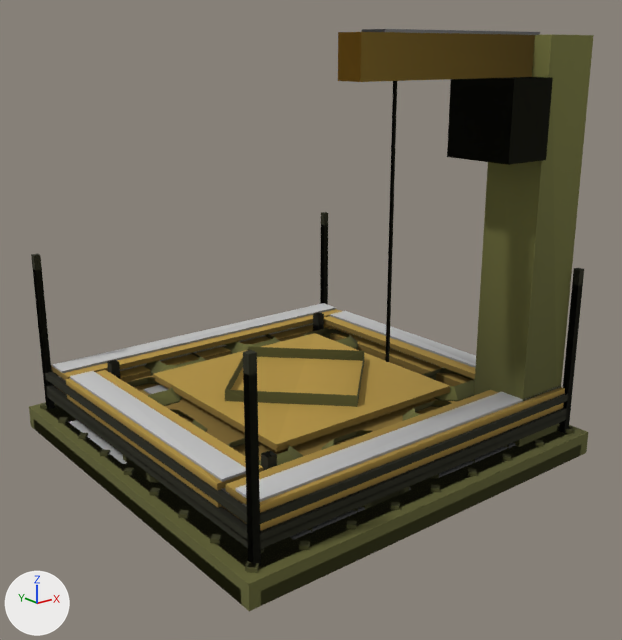
Before and after pictures for a commit that changed the glTF model assets/set_v5/meridian_decoy_emplacement_scaffolding.glb.
Rendered twice from a 50 mm lens placed at (-4.4, -5.68, 3.38), pointed at (-0.03, -0.2, 1.19). Arrows for +X, +Y and +Z are at lower left; the lights stay in place. The picture after the commit comes second. Vertices at exactly the same position are counted once.

Before the edit, the objects in view are built like this:
```python
me_mesh_0 = bpy.data.meshes.new('Mesh_0')
me_mesh_0.from_pydata(...)  # 2292 vertices, 2768 faces; spans x -1.8..1.8, y -1.8..1.8, z 0.0..3.51
# faces by material slot: [102, 1862, 484, 320]
me_mesh_0.materials.append(mat_paint)
me_mesh_0.materials.append(mat_paint2)
me_mesh_0.materials.append(mat_team)
me_mesh_0.materials.append(mat_metal)
me_mesh_1 = bpy.data.meshes.new('Mesh_1')
me_mesh_1.from_pydata(...)  # 796 vertices, 752 faces; spans x -1.8..1.8, y -1.8..1.8, z 0.0..3.51
# faces by material slot: [62, 296, 244, 150]
me_mesh_1.materials.append(mat_paint)
me_mesh_1.materials.append(mat_paint2)
me_mesh_1.materials.append(mat_team)
me_mesh_1.materials.append(mat_metal)
me_mesh_2 = bpy.data.meshes.new('Mesh_2')
me_mesh_2.from_pydata(...)  # 172 vertices, 122 faces; spans x -1.8..1.8, y -1.8..1.8, z 0.0..3.49
# faces by material slot: [10, 32, 32, 48]
me_mesh_2.materials.append(mat_paint)
me_mesh_2.materials.append(mat_paint2)
me_mesh_2.materials.append(mat_team)
me_mesh_2.materials.append(mat_metal)
ob_body = bpy.data.objects.new('body', me_mesh_0)
ob_body.parent = ob_meridian_decoy_emplacement_scaffolding_lod0
ob_body.location = (0.0, 0.0, 0.0)
ob_body_001 = bpy.data.objects.new('body.001', me_mesh_1)
ob_body_001.parent = ob_meridian_decoy_emplacement_scaffolding_lod1
ob_body_001.location = (0.0, 0.0, 0.0)
ob_body_002 = bpy.data.objects.new('body.002', me_mesh_2)
ob_body_002.parent = ob_meridian_decoy_emplacement_scaffolding_lod2
ob_body_002.location = (0.0, 0.0, 0.0)
```
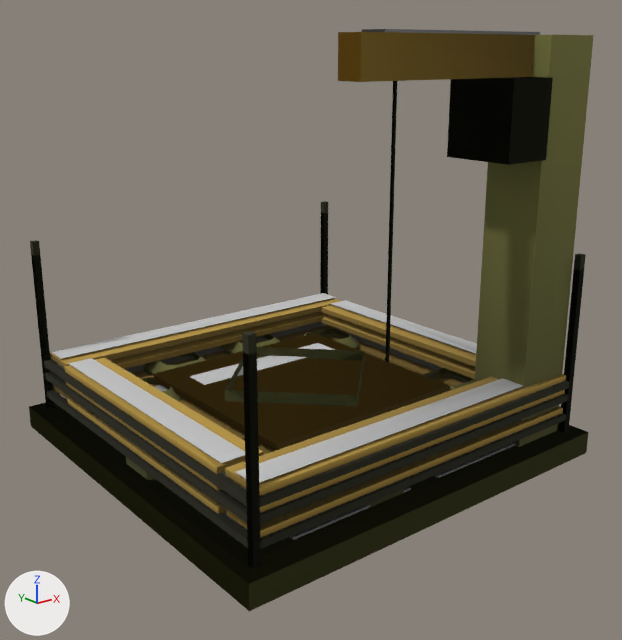
Patch to the scene script:
```diff
--- a/assets/set_v5/meridian_decoy_emplacement_scaffolding.glb.py
+++ b/assets/set_v5/meridian_decoy_emplacement_scaffolding.glb.py
@@ me_mesh_1 @@
 # used by ob_body_001; parent = ob_meridian_decoy_emplacement_scaffolding_lod1; location = (0.0, 0.0, 0.0)
-me_mesh_1.from_pydata(...)  # 796 vertices, 752 faces; spans x -1.8..1.8, y -1.8..1.8, z 0.0..3.51
+me_mesh_1.from_pydata(...)  # 248 vertices, 246 faces; spans x -1.8..1.8, y -1.8..1.8, z 0.0..3.51
+# me_mesh_1 part 1: the loose piece of 8 vertices spanning x -1.27..1.04, y -1.2..1.2, z 0.27..0.33 is scaled about its middle by (0.818, 0.789, 1), then moved by (0.11, 0.0, 0.25)
+# me_mesh_1 part 2: the loose piece of 8 vertices spanning x -1.61..1.61, y 1.27..1.65, z 0.43..0.48 is moved by (0.0, 0.0, 0.25)
+# me_mesh_1 part 3: the loose piece of 8 vertices spanning x -1.61..1.61, y -1.65..-1.27, z 0.43..0.48 is moved by (0.0, 0.0, 0.25)
+# me_mesh_1 part 4: the loose piece of 8 vertices spanning x -1.65..-1.27, y -1.23..1.23, z 0.43..0.48 is moved by (0.0, 0.0, 0.25)
+# me_mesh_1 part 5: the loose piece of 8 vertices spanning x 1.27..1.65, y -1.23..1.23, z 0.43..0.48 is moved by (0.0, 0.0, 0.25)
+# me_mesh_1 part 6: the loose piece of 8 vertices spanning x 0.75..1.01, y 0.15..0.41, z 0.2..0.22 is scaled about its middle by (13.8, 13.8, 11.1), then moved by (-0.88, -0.28, -0.11), in mat_paint2
+# me_mesh_1 part 7: the loose piece of 4 vertices spanning x -1.61..1.61, y 1.39..1.61, z 0.5 is moved by (0.0, 0.0, 0.25)
+# me_mesh_1 part 8: the loose piece of 4 vertices spanning x -1.61..1.61, y -1.61..-1.39, z 0.5 is moved by (0.0, 0.0, 0.25)
+# me_mesh_1 part 9: the loose piece of 4 vertices spanning x 1.39..1.61, y -1.23..1.23, z 0.5 is moved by (0.0, 0.0, 0.25)
+# me_mesh_1 part 10: the loose piece of 4 vertices spanning x -1.61..-1.39, y -1.23..1.23, z 0.5 is moved by (0.0, 0.0, 0.25)
+# me_mesh_1 part 11: the loose piece of 8 vertices spanning x -1.65..1.65, y -1.68..-1.62, z 0.37..0.43 is moved by (0.0, 0.0, 0.25)
+# me_mesh_1 part 12: the loose piece of 8 vertices spanning x -1.68..-1.62, y -1.65..1.65, z 0.37..0.43 is moved by (0.0, 0.0, 0.25)
+# me_mesh_1 part 13: 88 vertices removed from x -1.57..1.57, y -1.57..1.57, z 0.2..0.43; 16 vertices added at x -0.78..0.78, y -0.78..0.78, z 0.68
+# me_mesh_1 part 14: 4 vertices moved from x -1.68..-1.62, y 1.62..1.68, z 1.53 to x -1.68..-1.62, y 1.62..1.68, z 1.78
+# me_mesh_1 part 15: 4 vertices moved from x -1.68..-1.62, y -1.68..-1.62, z 1.53 to x -1.68..-1.62, y -1.68..-1.62, z 1.78
+# me_mesh_1 part 16: 4 vertices moved from x 1.62..1.68, y 1.62..1.68, z 1.53 to x 1.62..1.68, y 1.62..1.68, z 1.78
+# me_mesh_1 part 17: 4 vertices moved from x 1.62..1.68, y -1.68..-1.62, z 1.53 to x 1.62..1.68, y -1.68..-1.62, z 1.78
+# other edits to the shape of me_mesh_1 do not show in these pictures
 me_mesh_1.materials.append(mat_paint)
@@ me_mesh_2 @@
 # used by ob_body_002; parent = ob_meridian_decoy_emplacement_scaffolding_lod2; location = (0.0, 0.0, 0.0)
-me_mesh_2.from_pydata(...)  # 172 vertices, 122 faces; spans x -1.8..1.8, y -1.8..1.8, z 0.0..3.49
+me_mesh_2.from_pydata(...)  # 164 vertices, 102 faces; spans x -1.8..1.8, y -1.8..1.8, z 0.0..3.49
+# me_mesh_2 part 18: the loose piece of 16 vertices spanning x 1.16..1.24, y 1.16..1.24, z 0.2..0.68 is deleted
+# me_mesh_2 part 19: the loose piece of 16 vertices spanning x -1.24..-1.16, y 1.16..1.24, z 0.2..0.68 is deleted
+# me_mesh_2 part 20
+# 30 vertices are removed from x -1.24..1.24, y -1.24..-1.16, z 0.2..0.68
+# 24 faces are deleted
+# 4 vertices in x -1.2..1.2, y 1.67, z 0.22 move by (0.0, -0.17, 0.0)
+# 4 vertices in x -1.2..1.2, y 1.07, z 0.22 move by (0.0, 0.17, 0.0)
+# 6 vertices move from x -1.67..1.24, y -1.18..1.2, z 0.22..0.68 to x -1.5..0.69, y -0.65..1.2, z 0.22
+# 26 vertices are added at x -1.5..1.24, y -1.5..1.2, z 0.22..0.6
+# 14 new vertices lie (0.0, 0.26, 0.0) away from vertices in x -1.2..1.2, y -1.5..0.69, z 0.22..0.6
+# 14 new vertices lie (0.26, 0.0, 0.0) away from vertices in x -1.5..1.24, y -1.2..1.2, z 0.22..0.68
+# 28 new faces join them, mat_team
 me_mesh_2.materials.append(mat_paint)
@@ me_mesh_2 @@
 me_mesh_2.materials.append(mat_team)
-me_mesh_2.materials.append(mat_metal)
```

Where the change shows, as pixel boxes (x1, y1, x2, y2) in the pictures (622 x 640 px; the box of a moved part takes in the faces that stretch with it):
'body.001', reshaped (mostly hidden before)
    before: (33, 225, 582, 605)
    after: (29, 201, 588, 611)
'body.002', reshaped
    before: (29, 34, 594, 611)
    after: (189, 34, 594, 476)
part 1 of me_mesh_1, moved or reshaped (not visible before)
    after: (153, 333, 450, 451)
part 2 of me_mesh_1, moved or reshaped
    before: (120, 324, 332, 382)
    after: (50, 298, 341, 367)
part 3 of me_mesh_1, moved or reshaped
    before: (235, 403, 564, 531)
    after: (225, 374, 566, 496)
part 4 of me_mesh_1, moved or reshaped
    before: (67, 395, 235, 508)
    after: (64, 358, 263, 474)
part 5 of me_mesh_1, moved or reshaped
    before: (328, 327, 471, 386)
    after: (322, 305, 476, 367)
part 6 of me_mesh_1, moved or reshaped (not visible before)
    after: (29, 398, 588, 611)
part 7 of me_mesh_1, moved or reshaped (mostly hidden before)
    before: (60, 323, 313, 381)
    after: (52, 293, 335, 359)
part 8 of me_mesh_1, moved or reshaped (not visible before)
    after: (236, 378, 523, 483)
part 9 of me_mesh_1, moved or reshaped (mostly hidden before)
    before: (334, 327, 443, 368)
    after: (332, 300, 477, 353)
part 10 of me_mesh_1, moved or reshaped (mostly hidden before)
    before: (222, 488, 230, 494)
    after: (68, 358, 245, 463)
part 11 of me_mesh_1, moved or reshaped
    before: (257, 408, 569, 542)
    after: (256, 381, 571, 509)
part 12 of me_mesh_1, moved or reshaped
    before: (47, 385, 250, 543)
    after: (43, 359, 249, 508)
part 13 of me_mesh_1, reshaped
    after: (225, 347, 364, 407)
part 14 of me_mesh_1, moved or reshaped
    before: (33, 270, 55, 409)
    after: (30, 240, 55, 409)
part 15 of me_mesh_1, moved or reshaped
    before: (243, 373, 261, 564)
    after: (242, 331, 261, 569)
part 16 of me_mesh_1, moved or reshaped
    before: (320, 225, 328, 305)
    after: (320, 201, 328, 294)
part 17 of me_mesh_1, moved or reshaped
    before: (559, 284, 582, 433)
    after: (559, 253, 586, 433)
part 18 of me_mesh_2, deleted
    before: (313, 312, 324, 331)
part 19 of me_mesh_2, deleted
    before: (107, 360, 121, 379)
part 20 of me_mesh_2, moved or reshaped
    before: (261, 451, 277, 471)
    after: (189, 343, 335, 385)
